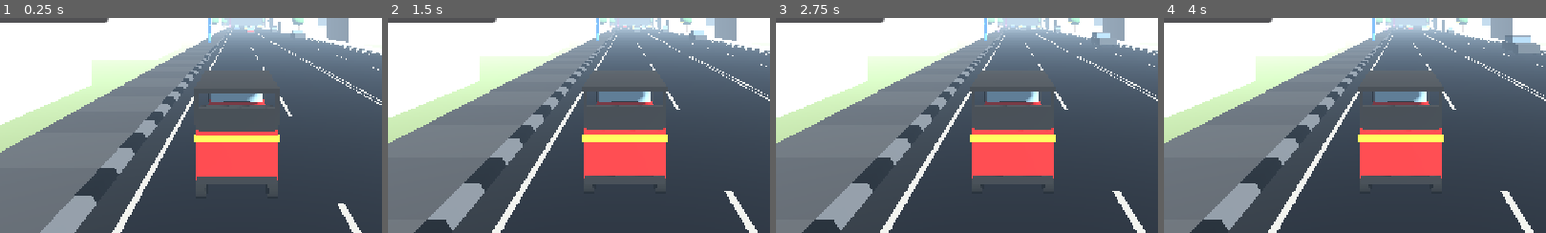
Above: before the commit, frames 1-4 (left to right).
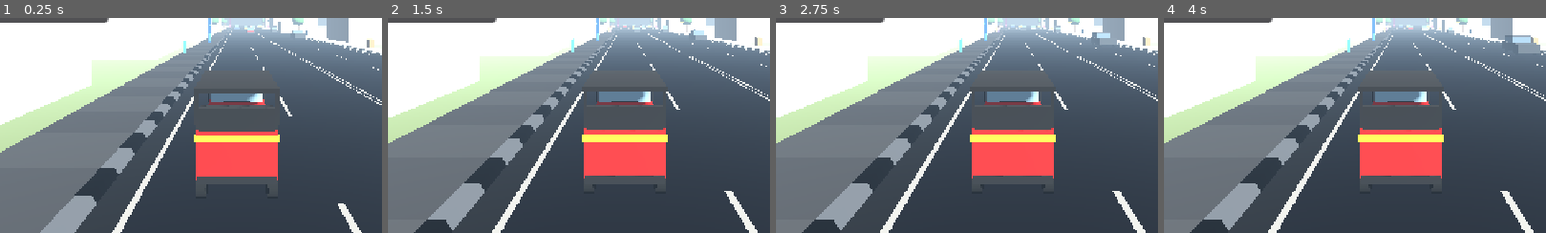
Above: after the commit, the same moments.

Repository: chaven-sl/TukTukColombo
Game: Godot game, scene res://scenes/bootstrap/bootstrap.tscn
The game is run twice, just before and just after one commit, with the same random seed, the same clock (stepped at 60 frames per second) and the same inputs.
Inputs (mouse positions are % of the whole screen's width and height, from its top left):
- Up to frame 1 (0.25 s): no input
- Up to frame 2 (1.5 s): move the mouse to (72, 45) at 0.52 s; hold D (steer_right) 0.53-1.25 s; hold H (horn) 0.53-1.25 s; click (72, 45) at 0.67 s; tap Enter at 1.25 s; drag from (30, 55) to (45, 70) at 1.27 s
- Up to frame 3 (2.75 s): move the mouse to (60, 28) at 2.02 s; hold D (steer_right) from 2.03 s (still down); hold H (horn) from 2.03 s (still down)
- Up to frame 4 (4 s): release D (steer_right) at 2.75 s; release H (horn) at 2.75 s; drag from (45, 70) to (20, 35) at 2.77 s; move the mouse to (80, 65) at 3.52 s; hold A (steer_left) from 3.53 s (still down); hold H (horn) from 3.53 s (still down)
The pictures show only the part of the screen within x 19-69%, y 48-98%; the shares and areas given below are measured in that part.

The runs differ from the first frame. In frame 1, 0.1% of the frame differs, in the area x 48-98%, y 3-17%; in frame 2, 0.1%; in frame 3, 0.1%, in the area x 48-98%, y 3-16%; in frame 4, 0.1%.
Error before the commit: Invalid access to property or key 'vehicle_damage_changed' on a base object of type 'Node (event_bus.gd)'. (res://scripts/rides/ride_manager.gd:82)

Commit message:
feat(platform): wire world, damage, props and notifications; APK 0.0.3a2
Composition root sets up WorldRecoveryManager, VehicleDamageManager,
CrashEffects, ImpactPropManager and NotificationPresenter. EventBus hooks
world_impact, vehicle_damage_changed, vehicle_recovered, prop_knocked. F1
overlay WORLD section. Locale keys (si/ta fallback). Debug APK 0.0.3a2 (5).

Co-Authored-By: Claude Opus 5.5 <noreply@anthropic.com>

Diff:
--- a/autoload/event_bus.gd
+++ b/autoload/event_bus.gd
@@ -43,3 +43,13 @@
 signal traffic_horn(world_position: Vector3, pattern: int)
 ## A driver shouted a line (translation key) — bubble now, voice later.
 signal driver_shout(world_position: Vector3, line_key: String)
+
+# --- v0.03A2 world consequences (presentation/audio hooks; never a reward) ---
+## A world impact was classified. `tier` is VehicleDamageState.Tier, `surface` WorldSurface.Type.
+signal world_impact(tier: int, world_position: Vector3, surface: int)
+## VehicleDamageState changed (HEALTHY / DAMAGED / DISABLED).
+signal vehicle_damage_changed(state: int)
+## WorldRecoveryManager placed the tuk back on the road. `reason` e.g. "disabled", "void".
+signal vehicle_recovered(reason: String)
+## An ImpactProp was knocked (light street clutter).
+signal prop_knocked(world_position: Vector3, kind: int)
--- a/scenes/prototype/prototype_main.gd
+++ b/scenes/prototype/prototype_main.gd
@@ -22,6 +22,11 @@
 @onready var perf_test: DevicePerfTest = $DevicePerfTest
 @onready var guidance: RouteGuidance = $RouteGuidance
 @onready var incidents: TrafficIncidentManager = $TrafficIncidentManager
+@onready var recovery: WorldRecoveryManager = $WorldRecovery
+@onready var damage: VehicleDamageManager = $VehicleDamage
+@onready var crash_effects: CrashEffects = $CrashEffects
+@onready var props: ImpactPropManager = $ImpactProps
+@onready var notifications: NotificationPresenter = $Notifications
 
 ## LOW, MEDIUM, HIGH (indexed by GraphicsProfile.Tier).
 @export var graphics_profiles: Array[Resource] = []
@@ -40,7 +45,7 @@
 	if perf_seconds > 0.0:
 		_use_fixed_seeds()
 	network.build()
-	player.reset_pose_provider = network.find_reset_transform
+	player.reset_pose_provider = network.find_reset_transform  # replaced by WorldRecoveryManager below
 	var spawn := network.get_node_or_null("PlayerSpawn") as Marker3D
 	if spawn != null:
 		player.teleport(spawn.global_transform)
@@ -56,12 +61,17 @@
 	offers.setup(pedestrians, network, humans, offer_seed)
 	rides.setup(player, offers, humans, network, scoring)
 	hud.setup(player, scoring)
+	recovery.setup(network, player, traffic, humans)
+	damage.setup(player, recovery, crash_effects)
+	props.setup(network, player, camera, network.scenery_seed + 2)
+	hud.notifications = notifications
 	guidance.setup(rides, network, player)
 	incidents.setup(traffic, humans, player, incident_seed)
 	ride_hud.setup(rides, offers, self, guidance)
 	debug_overlay.setup(player, traffic, network, scoring, near_miss)
 	debug_overlay.setup_world(humans, rides, pedestrians)
 	debug_overlay.setup_v003a1(guidance, incidents, mobile_controls.state)
+	debug_overlay.setup_v003a2(damage, recovery, props, humans)
 	_setup_platform()
 	GameState.reset_session()
 	if perf_seconds > 0.0:
@@ -73,6 +83,7 @@
 	set_touch_mode(InputMode.wants_touch())
 	touch_input.vehicle = player
 	touch_input.state = mobile_controls.state
+	mobile_controls.layout_changed.connect(hud.on_touch_controls_layout)
 	mobile_controls.setup(player, rides)
 	perf_monitor.traffic = traffic
 	perf_monitor.humans = humans
--- a/scenes/prototype/prototype_main.tscn
+++ b/scenes/prototype/prototype_main.tscn
@@ -42,6 +42,12 @@
 [ext_resource type="Script" path="res://scripts/traffic/traffic_incident_manager.gd" id="40_incidents"]
 [ext_resource type="Resource" path="res://resources/traffic/incident_config.tres" id="41_inccfg"]
 [ext_resource type="Script" path="res://scripts/ui/incident_bubbles.gd" id="42_bubbles"]
+[ext_resource type="Script" path="res://scripts/world/world_recovery_manager.gd" id="43_recovery"]
+[ext_resource type="Script" path="res://scripts/player/vehicle_damage_manager.gd" id="44_damage"]
+[ext_resource type="Resource" path="res://resources/vehicles/vehicle_damage.tres" id="45_damagecfg"]
+[ext_resource type="Script" path="res://scripts/player/crash_effects.gd" id="46_crashfx"]
+[ext_resource type="Script" path="res://scripts/world/impact_prop_manager.gd" id="47_props"]
+[ext_resource type="Script" path="res://scripts/ui/notification_presenter.gd" id="48_notify"]
 
 [sub_resource type="Environment" id="Environment_main"]
 background_mode = 1
@@ -142,3 +148,19 @@
 
 [node name="IncidentBubbles" type="Node3D" parent="."]
 script = ExtResource("42_bubbles")
+
+[node name="WorldRecovery" type="Node" parent="."]
+script = ExtResource("43_recovery")
+
+[node name="VehicleDamage" type="Node" parent="."]
+script = ExtResource("44_damage")
+config = ExtResource("45_damagecfg")
+
+[node name="CrashEffects" type="Node3D" parent="."]
+script = ExtResource("46_crashfx")
+
+[node name="ImpactProps" type="Node3D" parent="."]
+script = ExtResource("47_props")
+
+[node name="Notifications" type="CanvasLayer" parent="."]
+script = ExtResource("48_notify")
--- a/scripts/debug/debug_overlay.gd
+++ b/scripts/debug/debug_overlay.gd
@@ -25,6 +25,9 @@
 var _guidance: RouteGuidance
 var _incidents: TrafficIncidentManager
 var _touch: TouchControlState
+var _damage: VehicleDamageManager
+var _recovery: WorldRecoveryManager
+var _props: ImpactPropManager
 
 
 func setup(player: TukController, traffic: TrafficManager, network: RoadNetwork,
@@ -61,6 +64,13 @@
 	_touch = touch
 
 
+func setup_v003a2(damage: VehicleDamageManager, recovery: WorldRecoveryManager, props: ImpactPropManager, humans: HumanManager) -> void:
+	_damage = damage
+	_recovery = recovery
+	_props = props
+	_humans = humans
+
+
 func _ready() -> void:
 	process_mode = Node.PROCESS_MODE_ALWAYS
 	layer = 50
@@ -222,6 +232,15 @@
 		lines.append("  light %d  altercations %d  exits %d  suppressed %d  follower horns %d  timeouts %d  world ignored %d" % [
 				_incidents.stats_light, _incidents.stats_altercations, _incidents.stats_driver_exits, _incidents.stats_suppressed,
 				_incidents.stats_follower_horns, _incidents.stats_timeouts, _incidents.stats_ignored_world])
+	if _damage != null:
+		lines.append("")
+		lines.append("WORLD")
+		lines.append("  surface %s   damage %s (light %d hard %d disabling %d, resets %d)   recoveries %d (failsafe %d, last %s)" % [
+				WorldSurface.Type.keys()[WorldSurface.classify_point(_network, _player.global_position)], _damage.state_name(),
+				_damage.stats_light, _damage.stats_hard, _damage.stats_disabling, _damage.stats_resets,
+				_recovery.stats_recoveries, _recovery.stats_failsafe, _recovery.last_reason])
+		lines.append("  props knocked %d wobbles %d respawns %d debris %d   evasions %d dives %d" % [_props.stats_knocked,
+				_props.stats_wobbles, _props.stats_respawns, _props.active_debris(), _humans.stats_evasions, _humans.stats_dives])
 	lines.append("")
 	lines.append("F1 overlay  F2 traffic  F3 vehicle  F4 humans  E accept ride  R reset  Esc pause")
 	return "\n".join(lines)
Not shown, changed: export_presets.cfg
Not shown, changed: locale/en.po
Not shown, changed: locale/si.po
Not shown, changed: locale/ta.po
Not shown: 1 places in scenes/prototype/prototype_main.tscn that only renumber resources
